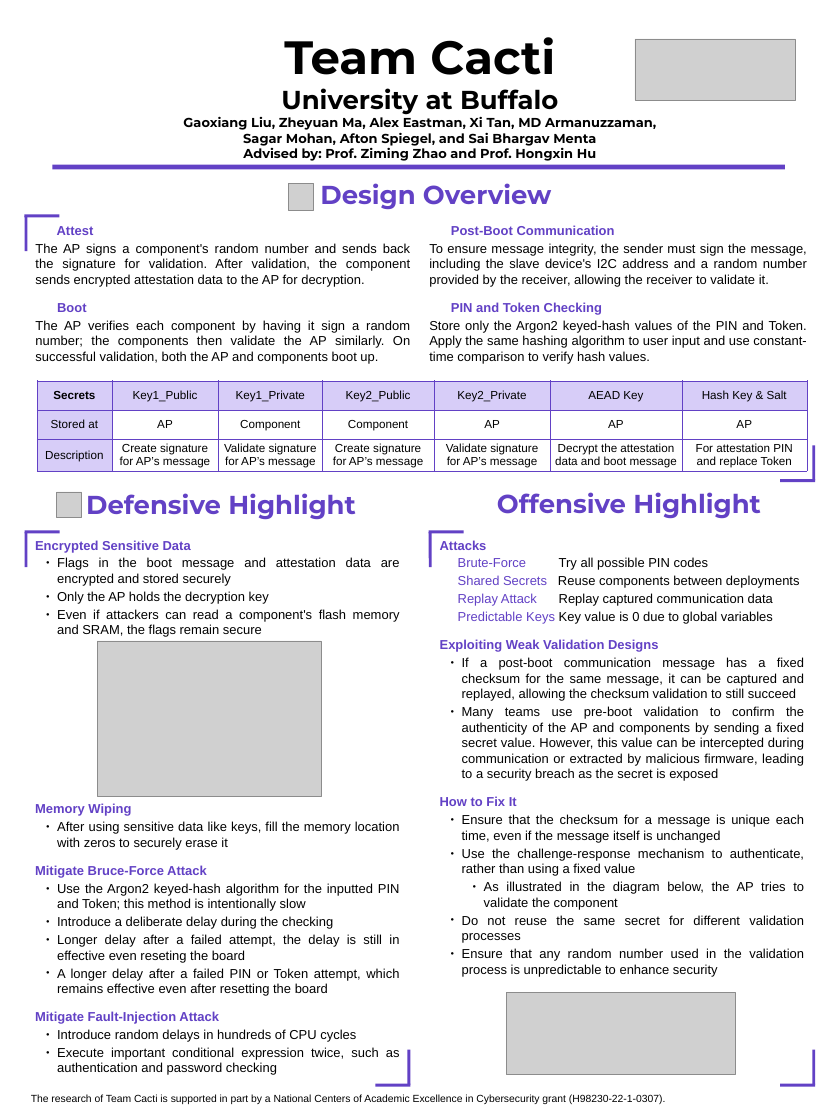
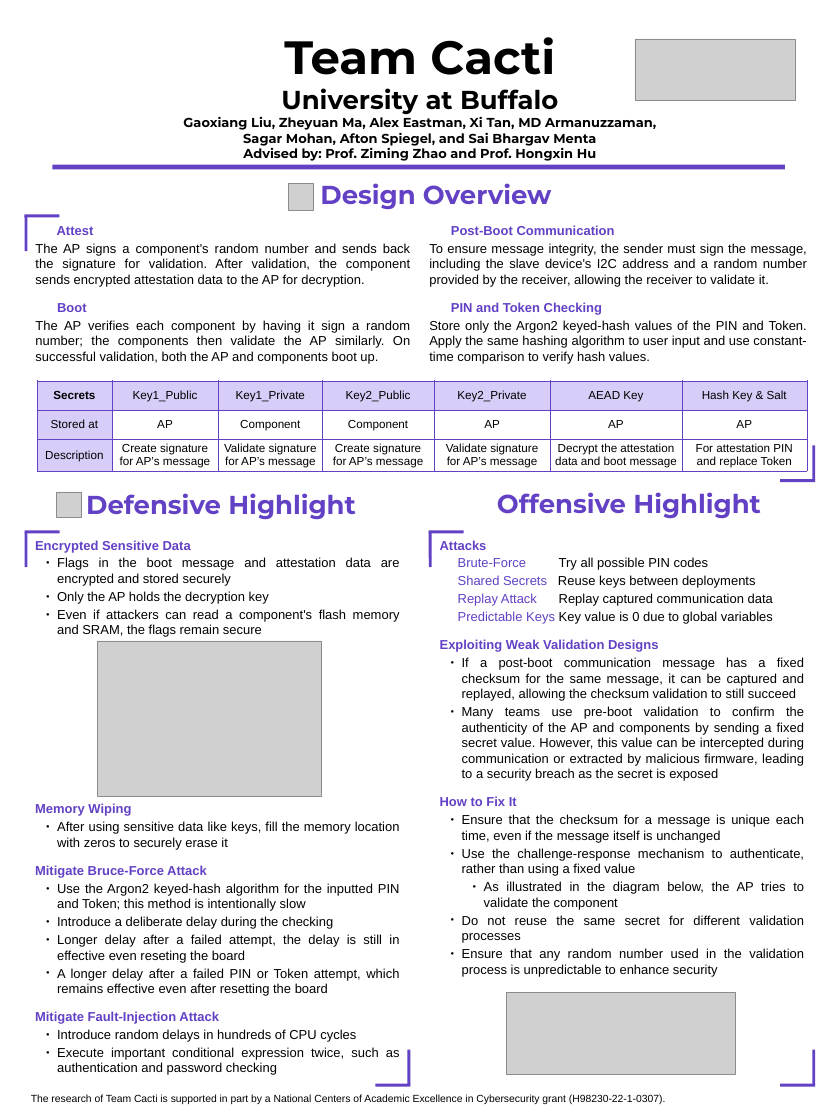
Before and after one commit to CactiLab/2024-ectf-ub-cacti-design, a slide deck: slide 1 of poster/2024 eCTF Poster Template (copy).pptx. Drawn at 840x1120 pixels with LibreOffice and Linux fonts; fonts in the diff are those of the drawing; grey boxes stand for pictures; background and template pictures are left out. Boxes give left, top, right and bottom in pixels: in the first picture for what was removed or moved away, otherwise in the second. Text is boxed around its words. In the diff, an @@ line names an element or a change of style, - is before the commit and + after.

```diff
--- a/poster/2024 eCTF Poster Template (copy).pptx
+++ b/poster/2024 eCTF Poster Template (copy).pptx
@@ text at box(458, 575, 756, 588): text changed @@
-Shared Secrets Reuse components between deployments
+Shared Secrets Reuse keys between deployments
```
Also in this commit, not shown: 1 other file.
